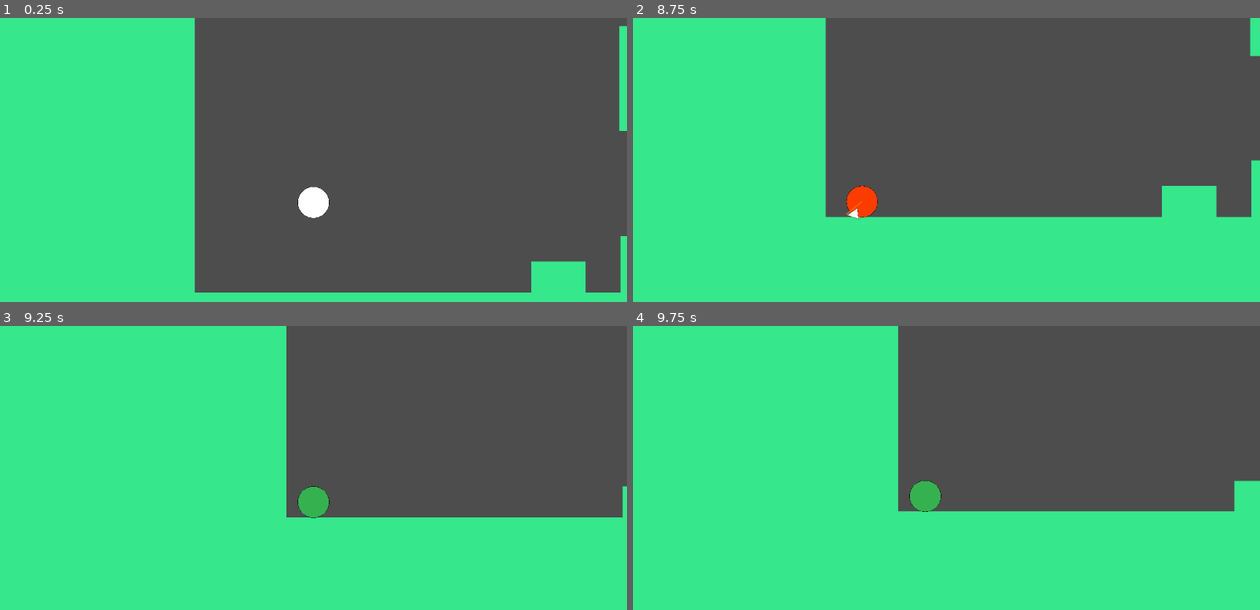
Above: before the commit, frames 1-4 (two rows, left to right).
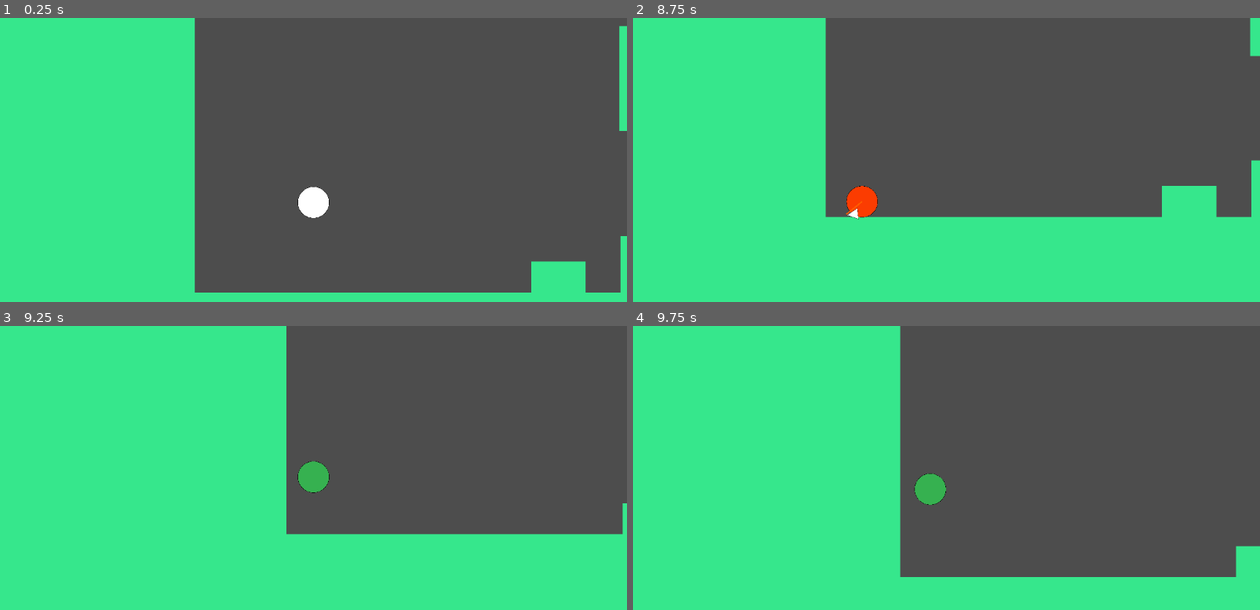
Above: after the commit, the same moments.

Repository: DaPizzaGod/tsa-game
Game: Godot game, scene res://scenes/levels/level.tscn
The game is run twice, just before and just after one commit, with the same random seed, the same clock (stepped at 60 frames per second) and the same inputs.
Inputs (mouse positions are in pixels of both pictures, inside the frame that each line leads up to):
- Up to frame 1 (0.25 s): no input
- Up to frame 2 (8.75 s): move the mouse to (1084, 177) at 0.52 s; hold W (jump) 0.53-1.28 s; hold D (right) 0.53-2.03 s; click (1084, 177) at 0.6 s; move the mouse to (821, 211) at 1.27 s; tap W (jump) at 1.35, 1.52, 1.82, 3.02, 3.32, 4.52, 4.82, 5.85, 6.02, 6.32, 7.52, 7.82 s; click (821, 211) at 1.55 s; move the mouse to (1009, 117) at 2.02 s; hold A (left) 2.03-2.78 s; hold W (jump) 2.03-2.78 s; tap Middle mouse button (other special action) at 2.1, 6.6 s; move the mouse to (915, 265) at 2.77 s; hold D (right) 2.78-4.28 s; click (915, 265) at 2.85 s; move the mouse to (1134, 248) at 3.52 s; hold W (jump) 3.53-4.28 s; right-click (1134, 248) at 3.6 s; move the mouse to (758, 140) at 4.27 s; hold A (left) 4.28-5.03 s; tap Shift (switch mode) at 4.35 s; click (758, 140) at 4.55 s; move the mouse to (977, 194) at 5.02 s; hold D (right) 5.03-5.78 s; hold W (jump) 5.03-5.78 s; click (977, 194) at 5.1 s; move the mouse to (852, 106) at 5.77 s; hold A (left) 5.78-7.28 s; click (852, 106) at 6.05 s; move the mouse to (1084, 177) at 6.52 s; hold W (jump) 6.53-7.28 s; move the mouse to (821, 211) at 7.27 s; hold D (right) from 7.28 s (still down); click (821, 211) at 7.35 s; move the mouse to (1009, 117) at 8.02 s; hold W (jump) from 8.03 s (still down); right-click (1009, 117) at 8.1 s
- Up to frame 3 (9.25 s): keep holding D (right); move the mouse to (282, 573) at 8.77 s; release W (jump) at 8.78 s; tap Shift (switch mode) at 8.85 s; tap W (jump) at 9.02 s; click (282, 573) at 9.05 s
- Up to frame 4 (9.75 s): tap W (jump) at 9.32 s; move the mouse to (1134, 556) at 9.52 s; release D (right) at 9.53 s; hold A (left) from 9.53 s (still down); hold W (jump) from 9.53 s (still down); click (1134, 556) at 9.6 s

Frames 1-2 are identical in both runs. In frame 3, 4.1% of the frame differs, in the area x 45-100%, y 47-74%; in frame 4, 14%, in the area x 42-100%, y 0-89%.

Commit message:
got basic jump to work

Diff:
--- a/scenes/player/spring_mode.gd
+++ b/scenes/player/spring_mode.gd
@@ -1,8 +1,28 @@
 extends PlayerParent
+
+var jump_vel:= -800.0
 
 func _process(delta: float) -> void:
 	# Apply Gravity
 	if not is_on_floor():
 		velocity.y += gravity * delta
 
+	# Jump on floor
+	if is_on_floor() and Input.is_action_just_pressed("shoot"):
+		velocity.y = jump_vel
+
+	if not is_on_floor():
+		look_at(get_global_mouse_position())
+		if Input.is_action_just_pressed("shoot"):
+			var dir = (get_global_mouse_position() - position)
+			air_jump(dir)
+
+	# Move
+
 	move_and_slide()
+
+func air_jump(dir):
+	var velx = dir.x
+	var vely = dir.y
+	velocity.x = velx
+	velocity.y = vely
--- a/scenes/player/stretch_mode.tscn
+++ b/scenes/player/stretch_mode.tscn
@@ -15,6 +15,7 @@
 texture = ExtResource("2_ecdt6")
 
 [node name="Hand" parent="." index="3" instance=ExtResource("4_gllec")]
+position = Vector2(50, 0)
 
 [node name="Arm" type="Line2D" parent="." index="4"]
 z_index = 1
Not shown: 1 places in scenes/player/stretch_mode.tscn that only renumber resources
